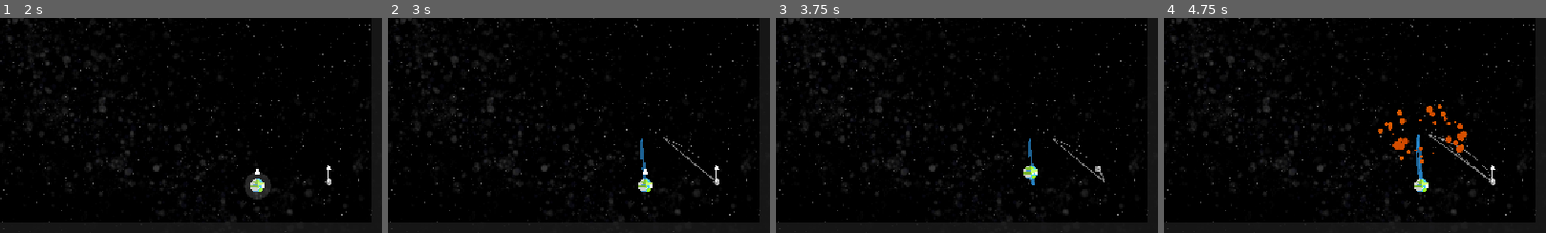
Above: before the commit, frames 1-4 (left to right).
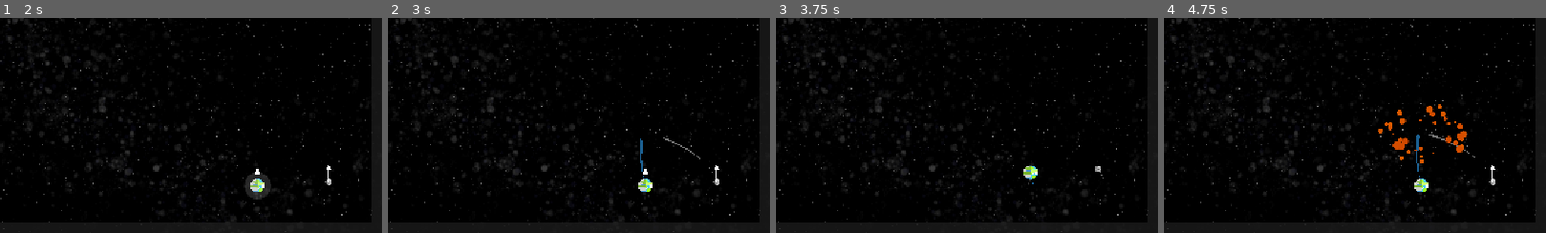
Above: after the commit, the same moments.

Repository: Ahmed-Dardouri/GMTK_prototype_orbits
Game: Godot game, scene res://scenes/main.tscn
Same seed, same stepped clock (60 frames per second), same inputs: the game is played once before the commit and once after it.
Inputs (mouse positions are % of the whole screen's width and height, from its top left):
- Up to frame 1 (2 s): click "Play" at 0.5 s; click (84, 89) at 1.27 s
- Up to frame 2 (3 s): click "Start" at 2 s; click "Stop" at 2.75 s
- Up to frame 3 (3.75 s): click "Start" at 3.5 s
- Up to frame 4 (4.75 s): click "Initial force enable" at 4.25 s
The pictures show only the part of the screen within x 50-100%, y 50-100%; the shares and areas given below are measured in that part.

Frame 1 is identical in both runs. In frame 2, 0.2% of the frame differs, in the area x 66-86%, y 56-76%; in frame 3, 0.2%; in frame 4, 0.4%, in the area x 66-86%, y 54-76%.

Commit message:
added trail reset

Diff:
--- a/scripts/planet.gd
+++ b/scripts/planet.gd
@@ -25,7 +25,6 @@
 
 
 func _ready() -> void:
-	print(global_position)
 	trail.set_custom_color(trail_color)
 	var scale_multiplier : float = sqrt(MASS/100.0) / 4
 	sprite.texture = sprite_texture
@@ -66,6 +65,8 @@
 
 func start_simulation() -> void:
 	simulation_started = true
+	trail.track = true
+	trail.reset_trail()
 	if arrow != null :
 		sum_acceleration += arrow.force_vector *100
 		set_arrow_visibile(false)
@@ -74,6 +75,7 @@
 func stop_simulation() -> void:
 	position = drooped_pos
 	simulation_started = false
+	trail.track = false
 	set_arrow_visibile(true)
 	button.visible = true
 	velocity = Vector2.ZERO
--- a/scripts/trail.gd
+++ b/scripts/trail.gd
@@ -4,19 +4,20 @@
 @export var MAX_LENGTH : int
 @export var main_body : Node2D
 var custom_color : Color = Color(0xffffffa1)
-
+var track : bool = false
 func _ready() -> void:
 	default_color = custom_color
 
 func _process(_delta):
-	var pos = _get_position()
-	queue.push_front(pos)
-	if queue.size() > MAX_LENGTH:
-		queue.pop_back()
+	if track:
+		var pos = _get_position()
+		queue.push_front(pos)
+		if queue.size() > MAX_LENGTH:
+			queue.pop_back()
 
-	clear_points()
-	for point in queue:
-		add_point(point)
+		clear_points()
+		for point in queue:
+			add_point(point)
 
 
 func _get_position():
@@ -25,3 +26,7 @@
 func set_custom_color(col: Color) -> void:
 	custom_color = col
 	default_color = custom_color
+
+func reset_trail():
+	queue.clear()
+	clear_points()
